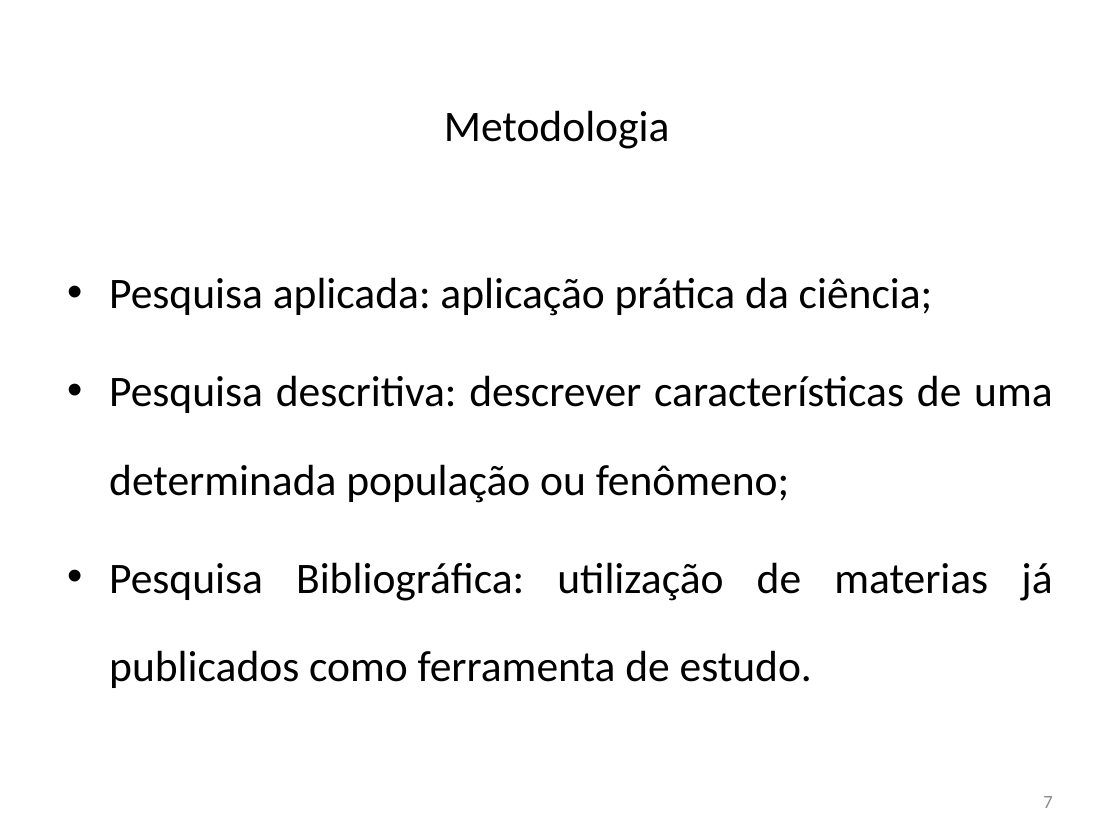
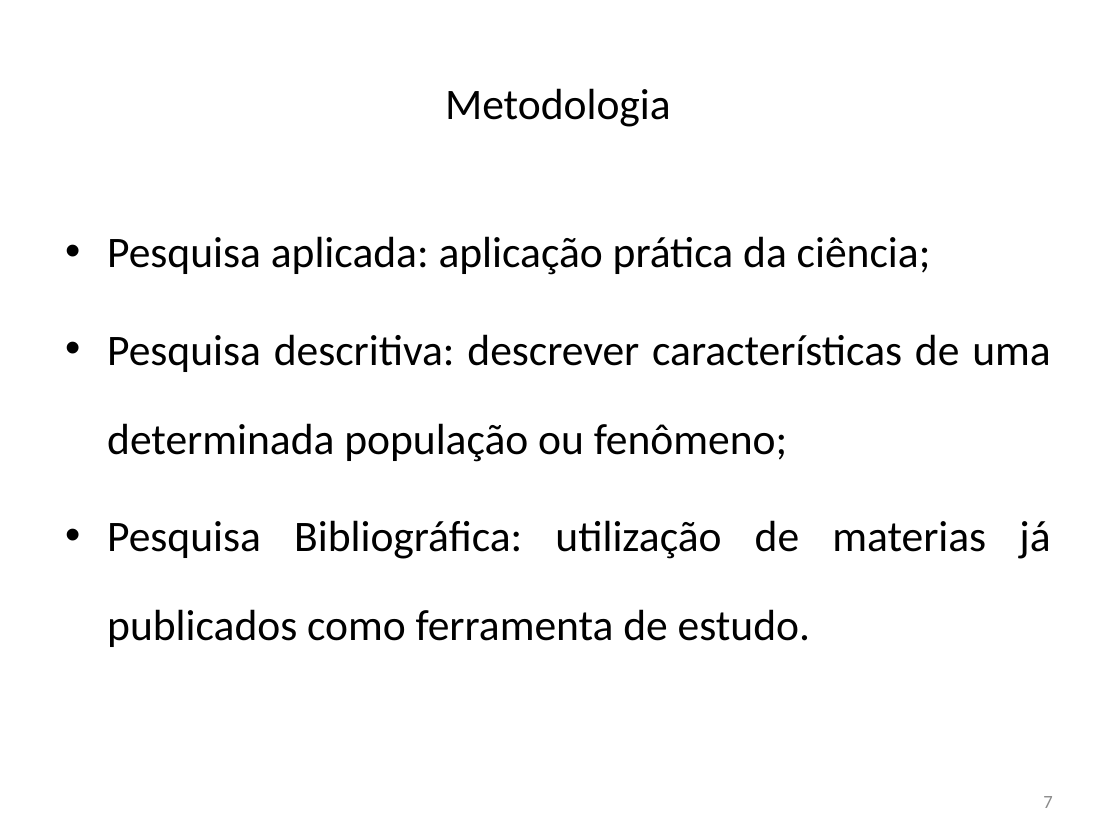
Before and after one commit to krieggerms/Analise-da-Insercao-do-Aluno-Negro-com-BI, a slide deck: slide 7 of APRESENTAÇÃO TCC.pptx. Drawn at 1120x840 pixels with LibreOffice and Linux fonts; fonts in the diff are those of the drawing; background and template pictures are left out. Boxes give left, top, right and bottom in pixels: in the first picture for what was removed or moved away, otherwise in the second. Text is boxed around its words. In the diff, an @@ line names an element or a change of style, - is before the commit and + after.

```diff
--- a/APRESENTAÇÃO TCC.pptx
+++ b/APRESENTAÇÃO TCC.pptx
@@ title "Metodologia": place and size @@
-title "Metodologia" at bbox=[444, 110, 670, 149]
+title "Metodologia" at bbox=[445, 88, 671, 127]
@@ text "Pesquisa aplicada: aplicação prática da ...": place and size @@
-text "Pesquisa aplicada: aplicação prática da ..." at bbox=[109, 277, 1052, 688]
+text "Pesquisa aplicada: aplicação prática da ..." at bbox=[107, 236, 1050, 647]
```
Also in this commit, not shown: 16 other slides changed, 1 other file.
